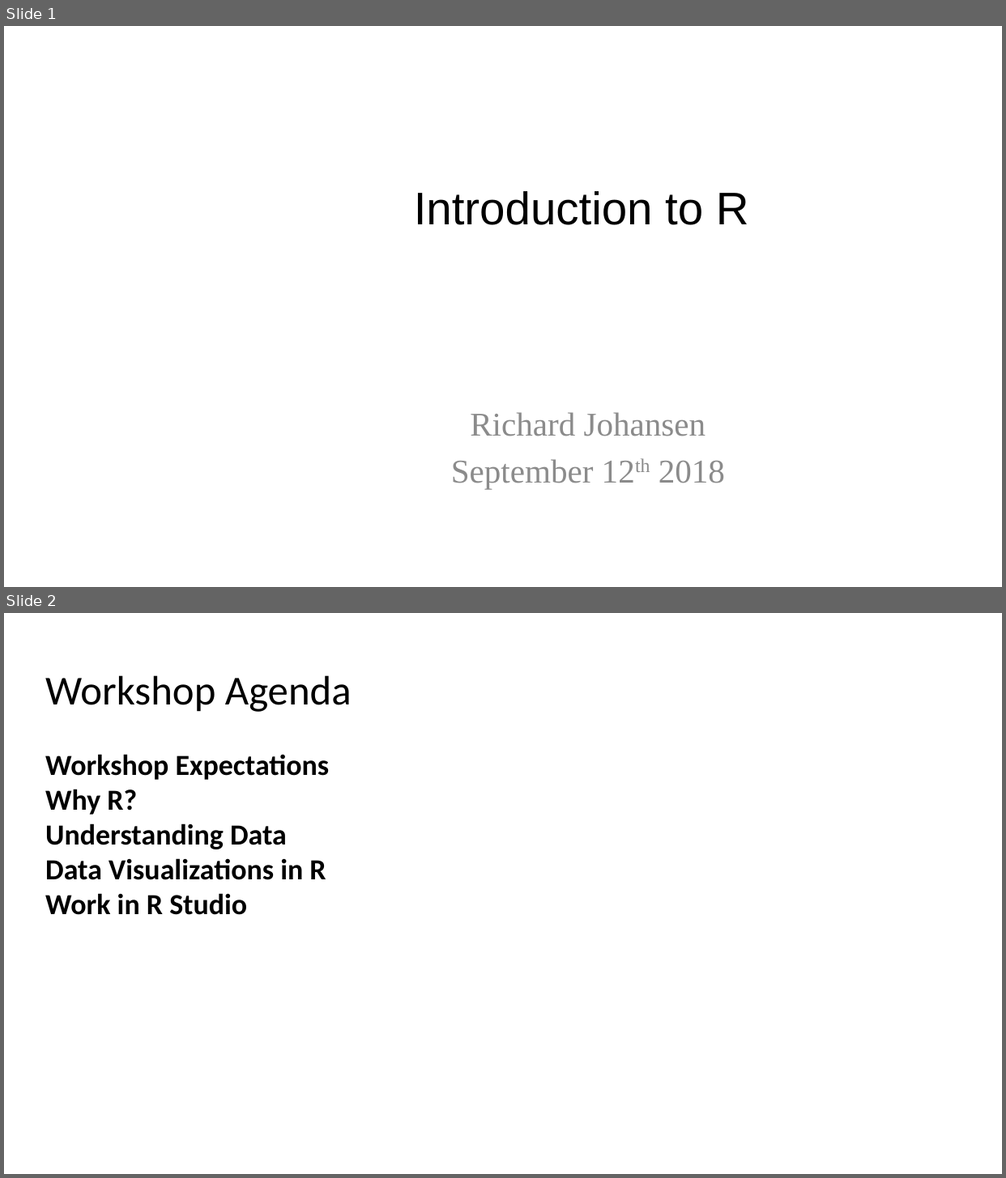
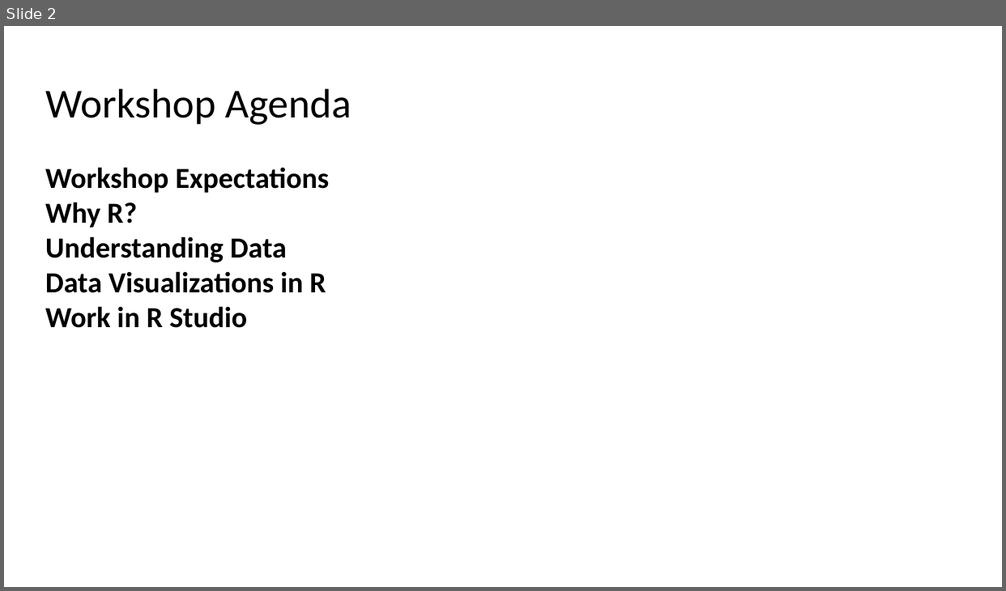
Before and after one commit to RAJohansen/UCL_Workshops, a slide deck: Intro_to_R/Introduction to R.pptx. Shown one above the other, each under a label of ours: slides 1 and 2 before the commit, slide 2 after it. The pictures are 1006x1178 and 1006x591 pixels, drawn with LibreOffice and Linux fonts; fonts in the diff are those of the drawing; background and template pictures are left out. Boxes give left, top, right and bottom in pixels: in the first picture for what was removed or moved away, otherwise in the second. Text is boxed around its words. In the diff, an @@ line names an element or a change of style, - is before the commit and + after.

```diff
--- a/Intro_to_R/Introduction to R.pptx
+++ b/Intro_to_R/Introduction to R.pptx
@@ slide 1 removed at box(4, 26, 1002, 587), background picture (left out) @@
@@ title removed at box(414, 191, 749, 225) @@
-Introduction to R
@@ subtitle removed at box(451, 412, 725, 489) @@
-Richard Johansen
-September 12th 2018
```
Also in this commit, not shown: 1 slide changed, 1 slide added.
